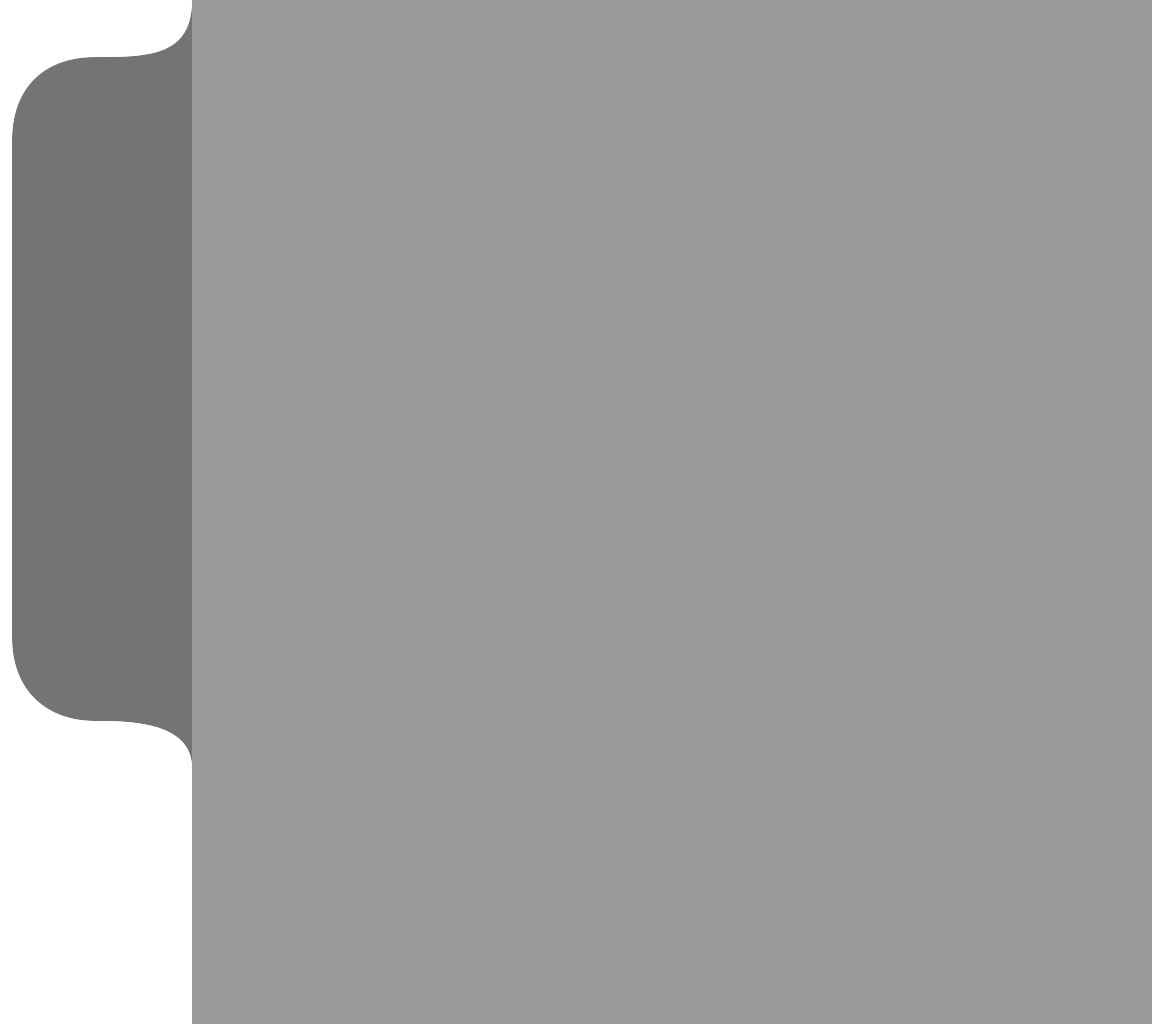
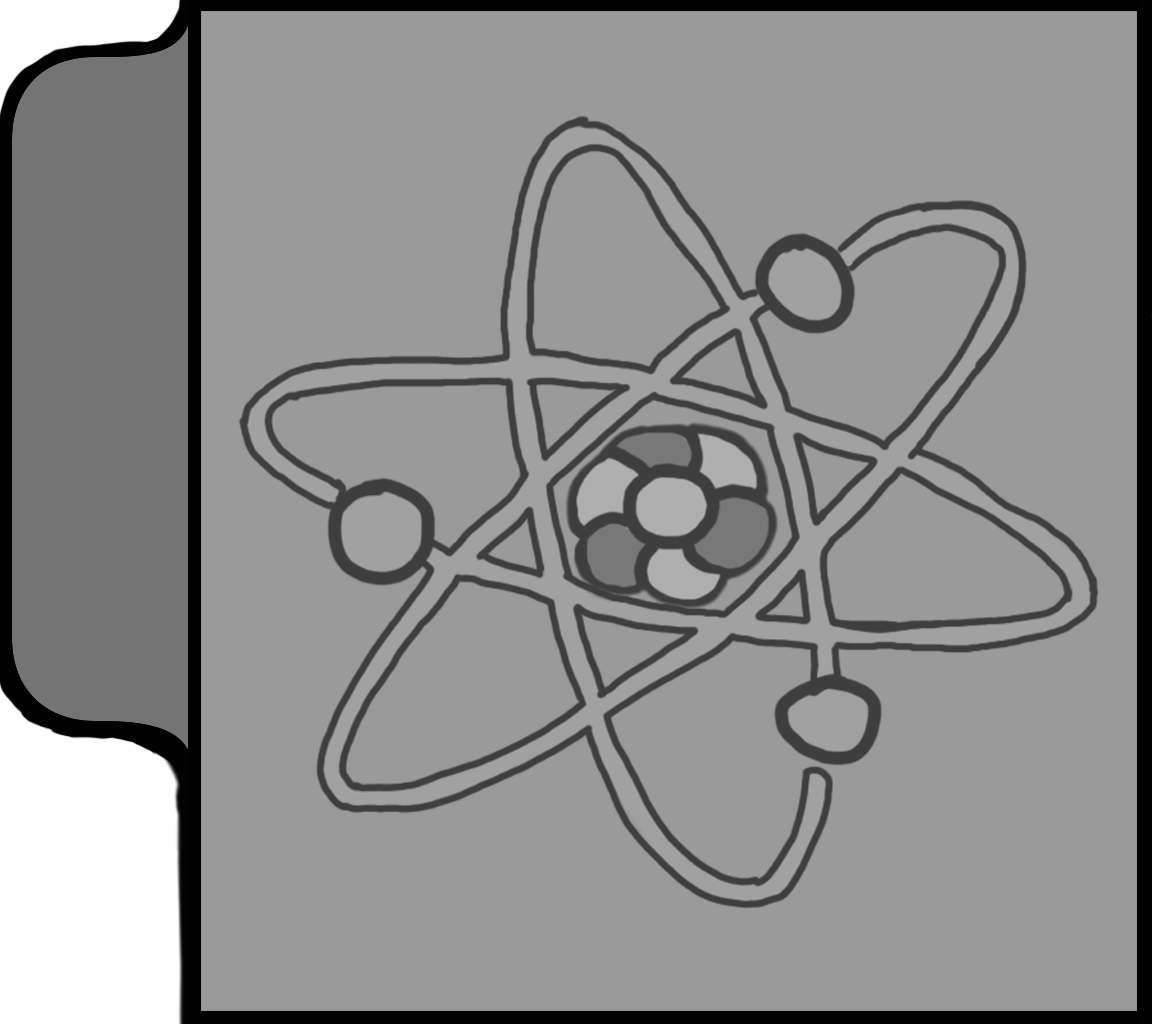
Comparing the layer stacks of the two (1152, 1024) images. Changes:
added layer "Layer 3" above "Pasted Layer" over (238, 115, 1099, 909)
added layer "Layer 2" above "Rectangle 1" over (1140, 0, 1152, 1024)
added layer "Rectangle 1" above "Layer #1" over (188, 0, 1150, 1024)
added layer "Layer 1" over (0, 0, 1152, 1024)
